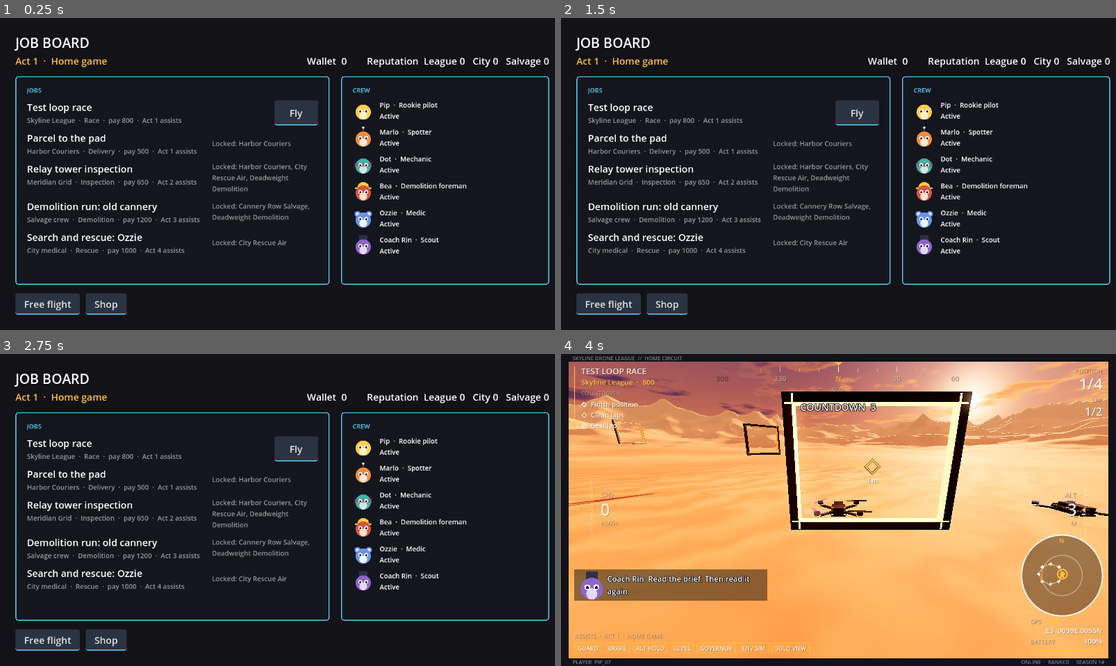
Above: before the commit, frames 1-4 (two rows, left to right).
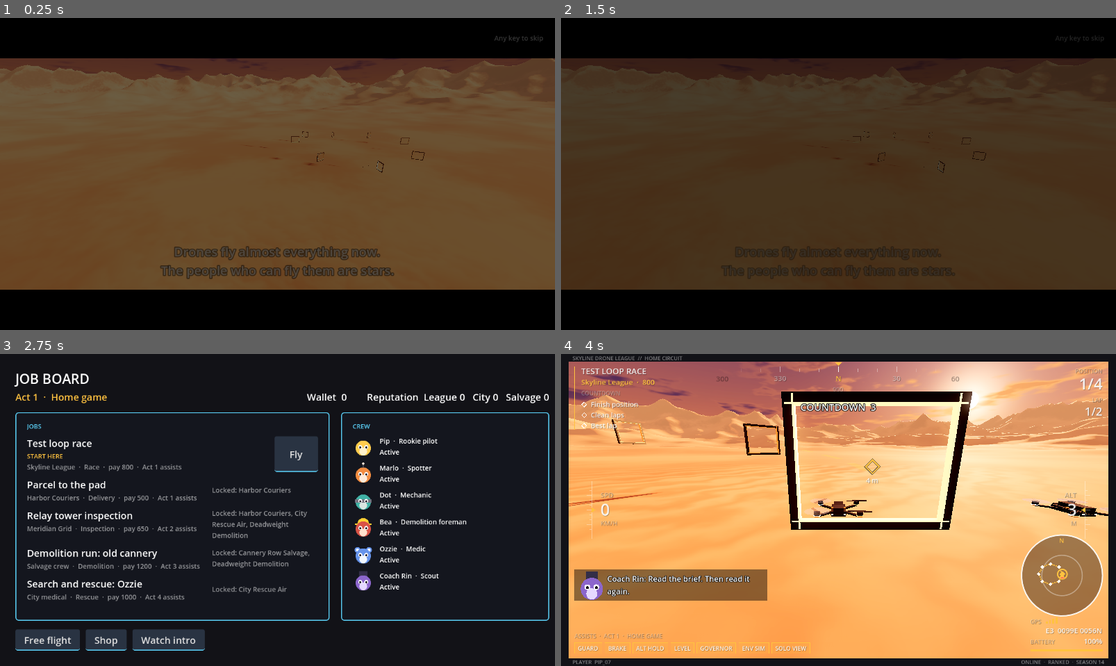
Above: after the commit, the same moments.

Repository: avdrav1/drone-sports
Game: Godot game, scene res://scenes/story/intro.tscn
Same seed, same stepped clock (60 frames per second), same inputs: the game is played once before the commit and once after it. Before the commit the project starts from res://scenes/ui/job_board.tscn.
Inputs (mouse positions are in pixels of both pictures, inside the frame that each line leads up to):
- Up to frame 1 (0.25 s): no input
- Up to frame 2 (1.5 s): tap Enter (ui_accept) at 0.5, 0.77 s; move the mouse to (960, 158) at 0.52 s; hold Right (roll_right) 0.53-1.25 s; tap Space at 0.6 s; click (960, 158) at 0.67 s; click (727, 305) at 1.25 s, where only the run after the commit has a clickable "Watch intro"
- Up to frame 3 (2.75 s): drag from (166, 525) to (249, 572) at 2.02 s
- Up to frame 4 (4 s): click "Fly" at 2.75 s; tap Enter (ui_accept) at 3.5 s; move the mouse to (894, 441) at 3.52 s; hold Right (roll_right) from 3.53 s (still down); hold H (start_demolition_job) from 3.53 s (still down); click (894, 441) at 3.67 s; tap Space at 3.8 s

The runs differ from the first frame. In frame 1, 76% of the frame differs, in the area x 0-100%, y 5-96%; in frame 2, 76%; in frame 3, 6.4%; in frame 4, less than 0.1%.

Commit message:
Story 11.1: Intro
Co-Authored-By: Claude Opus 5.5 <noreply@anthropic.com>

Diff:
--- /dev/null
+++ b/data/story/intro.tres
@@ -0,0 +1,83 @@
+[gd_resource type="Resource" script_class="Cutscene" load_steps=10 format=3]
+
+[ext_resource type="Script" path="res://scripts/story/cutscene.gd" id="1_cut"]
+[ext_resource type="Script" path="res://scripts/story/cutscene_beat.gd" id="2_beat"]
+
+[sub_resource type="Resource" id="beat0"]
+script = ExtResource("2_beat")
+backdrop = "res://scenes/jobs/test_race.tscn"
+live = true
+camera = 0
+focus = NodePath("Course")
+orbit_radius = 75.0
+orbit_height = 28.0
+orbit_speed = 5.0
+caption = "Drones fly almost everything now.\nThe people who can fly them are stars."
+duration = 8.0
+
+[sub_resource type="Resource" id="beat1"]
+script = ExtResource("2_beat")
+camera = 1
+focus = NodePath("Opponent1")
+offset = Vector3(0, 1.6, 5)
+caption = "The Skyline League. Televised. Sponsored. Bet on by half the planet."
+duration = 8.0
+
+[sub_resource type="Resource" id="beat2"]
+script = ExtResource("2_beat")
+backdrop = "res://scenes/jobs/demolition.tscn"
+camera = 0
+focus = NodePath("ShaftPoint")
+orbit_radius = 42.0
+orbit_height = 16.0
+orbit_speed = 8.0
+caption = "Then there's the real work. Old buildings coming down, with someone inside to call it."
+duration = 7.0
+
+[sub_resource type="Resource" id="beat3"]
+script = ExtResource("2_beat")
+backdrop = "res://scenes/jobs/rescue.tscn"
+camera = 0
+focus = NodePath("Drone")
+orbit_radius = 5.0
+orbit_height = 1.5
+orbit_speed = 14.0
+caption = "Search and rescue in weather nobody should fly in. Dangerous. Well paid."
+duration = 7.0
+
+[sub_resource type="Resource" id="beat4"]
+script = ExtResource("2_beat")
+backdrop = "res://scenes/jobs/test_race.tscn"
+live = true
+camera = 1
+focus = NodePath("Opponent2")
+offset = Vector3(0, 1.4, 4.5)
+bezel = true
+caption = "You fly the home game. Every night, after everyone's asleep.\nYou're good. Maybe better than good."
+duration = 8.0
+
+[sub_resource type="Resource" id="beat5"]
+script = ExtResource("2_beat")
+camera = 1
+focus = NodePath("Opponent2")
+offset = Vector3(0, 1.4, 4.5)
+bezel = true
+portrait = &"rin"
+silhouette = true
+caption = "Somebody has been watching the leaderboards."
+duration = 6.0
+
+[sub_resource type="Resource" id="beat6"]
+script = ExtResource("2_beat")
+camera = 1
+focus = NodePath("Opponent2")
+offset = Vector3(0, 1.4, 4.5)
+title = "DRONE SPORTS"
+caption = "Finish top three. Get noticed."
+duration = 6.0
+
+[resource]
+script = ExtResource("1_cut")
+beats = Array[ExtResource("2_beat")]([SubResource("beat0"), SubResource("beat1"), SubResource("beat2"), SubResource("beat3"), SubResource("beat4"), SubResource("beat5"), SubResource("beat6")])
+next_scene = "res://scenes/ui/job_board.tscn"
+seen_flag = &"intro_seen"
--- a/project.godot
+++ b/project.godot
@@ -6,7 +6,7 @@
 [application]
 
 config/name="Drone Sports"
-run/main_scene="res://scenes/ui/job_board.tscn"
+run/main_scene="res://scenes/story/intro.tscn"
 config/features=PackedStringArray("4.3", "Forward Plus")
 config/icon="res://icon.svg"
 
--- /dev/null
+++ b/scenes/story/intro.tscn
@@ -0,0 +1,8 @@
+[gd_scene load_steps=3 format=3]
+
+[ext_resource type="Script" path="res://scripts/story/cutscene_player.gd" id="1_player"]
+[ext_resource type="Resource" path="res://data/story/intro.tres" id="2_intro"]
+
+[node name="Intro" type="Node3D"]
+script = ExtResource("1_player")
+cutscene = ExtResource("2_intro")
--- /dev/null
+++ b/scripts/story/cutscene.gd
@@ -0,0 +1,14 @@
+class_name Cutscene
+extends Resource
+# A run of beats played by CutscenePlayer, then a scene to go to.
+
+@export var beats: Array[CutsceneBeat] = []
+@export_file("*.tscn") var next_scene := ""
+## Set when the cutscene ends, played through or skipped.
+@export var seen_flag: StringName
+
+func total_time() -> float:
+	var t := 0.0
+	for b in beats:
+		t += b.duration
+	return t
--- /dev/null
+++ b/scripts/story/cutscene_beat.gd
@@ -0,0 +1,30 @@
+class_name CutsceneBeat
+extends Resource
+# One shot of a cutscene, as data: what to show, where the camera goes, and
+# what the caption says.
+
+enum Camera { ORBIT, CHASE, FIXED }
+
+## Scene shown behind the caption. Empty keeps the previous beat's backdrop.
+@export_file("*.tscn") var backdrop := ""
+## For job scenes: run the job (unpaid, HUD hidden) so racers fly.
+@export var live := false
+@export var camera := Camera.ORBIT
+## Node in the backdrop the camera circles or follows.
+@export var focus: NodePath
+## Orbit: radius and height above the focus, m; degrees per second.
+@export var orbit_radius := 40.0
+@export var orbit_height := 15.0
+@export var orbit_speed := 6.0
+## Chase and fixed: camera offset from the focus, in the focus's frame for chase.
+@export var offset := Vector3(0, 2, 7)
+## Small caption at the bottom.
+@export_multiline var caption := ""
+## Large centred text, e.g. the title card.
+@export var title := ""
+## Character shown beside the caption; `silhouette` blacks them out.
+@export var portrait: StringName
+@export var silhouette := false
+## Frame the shot as the arcade home game.
+@export var bezel := false
+@export var duration := 8.0
--- /dev/null
+++ b/scripts/story/cutscene_player.gd
@@ -0,0 +1,280 @@
+class_name CutscenePlayer
+extends Node3D
+# Plays a Cutscene: each beat's backdrop (job scenes run unpaid with their HUDs
+# hidden), a camera that orbits, chases, or holds, and captions over letterbox
+# bars. Any key skips. At the end it sets the seen flag and opens next_scene.
+# Once seen, it forwards straight to next_scene unless `replay` is set.
+
+signal finished
+
+## Set before opening the scene to play a cutscene that was already seen.
+static var replay := false
+
+@export var cutscene: Cutscene
+## Seconds of fade at a backdrop change.
+@export var fade := 0.6
+## Input ignored for this long, so a key still held from the last scene doesn't skip.
+@export var skip_grace := 0.4
+@export var framing: ArcadeFraming = preload("res://data/framing/act1.tres")
+
+var index := -1
+var beat: CutsceneBeat
+## Seconds into the current beat.
+var t := 0.0
+var done := false
+var camera: Camera3D
+var backdrop: Node
+var caption: Label
+var title_label: Label
+var portrait: CharacterPortrait
+## The card behind a portrait; "UNKNOWN" for a silhouette.
+var card: PanelContainer
+var card_name: Label
+var bezel: Control
+var curtain: ColorRect
+
+var _backdrop_path := ""
+var _angle := 0.0
+var _age := 0.0
+
+func _ready() -> void:
+	if cutscene.seen_flag != &"" and StoryFlags.is_set(cutscene.seen_flag) and not replay:
+		done = true
+		_go_next.call_deferred()
+		return
+	replay = false
+	camera = Camera3D.new()
+	camera.far = 4000.0
+	add_child(camera)
+	_build_overlay()
+	advance()
+
+func _process(delta: float) -> void:
+	if done or beat == null:
+		return
+	_age += delta
+	t += delta
+	if t >= beat.duration:
+		advance()
+		if done:
+			return
+	_place_camera(delta)
+	_fade()
+
+func _input(event: InputEvent) -> void:
+	if done or _age < skip_grace:
+		return
+	var pressed := (event is InputEventKey or event is InputEventMouseButton or event is InputEventJoypadButton) \
+		and event.is_pressed() and not event.is_echo()
+	if pressed:
+		get_viewport().set_input_as_handled()
+		finish()
+
+## Next beat, or the end.
+func advance() -> void:
+	index += 1
+	if index >= cutscene.beats.size():
+		finish()
+		return
+	beat = cutscene.beats[index]
+	t = 0.0
+	if beat.backdrop != "" and beat.backdrop != _backdrop_path:
+		_load_backdrop(beat)
+	_angle = 0.0
+	caption.text = beat.caption
+	title_label.text = beat.title
+	card.visible = beat.portrait != &""
+	if card.visible:
+		var c: Character = Roster.character(beat.portrait)
+		portrait.character = c
+		portrait.modulate = Color(0.02, 0.02, 0.03) if beat.silhouette else Color.WHITE
+		card_name.text = "UNKNOWN VIEWER" if beat.silhouette else c.name.to_upper()
+		portrait.queue_redraw()
+	bezel.visible = beat.bezel
+	_place_camera(0.0, true)
+
+func finish() -> void:
+	if done:
+		return
+	done = true
+	if cutscene.seen_flag != &"":
+		StoryFlags.set_flag(cutscene.seen_flag)
+	finished.emit()
+	_go_next.call_deferred()
+
+## The node the camera works from, or null.
+func focus_node() -> Node3D:
+	if backdrop == null or beat == null or beat.focus.is_empty():
+		return null
+	return backdrop.get_node_or_null(beat.focus) as Node3D
+
+func _go_next() -> void:
+	if cutscene.next_scene != "" and is_inside_tree():
+		get_tree().change_scene_to_file(cutscene.next_scene)
+
+func _load_backdrop(b: CutsceneBeat) -> void:
+	if backdrop:
+		backdrop.free()
+	_backdrop_path = b.backdrop
+	backdrop = load(b.backdrop).instantiate()
+	var runner := backdrop.find_child("JobRunner", false) as JobRunner
+	if runner:
+		runner.auto_begin = false
+		runner.pays_out = false
+		runner.confirm_risk = false
+		runner.results_scene = null
+		runner.back_scene = ""
+	add_child(backdrop)
+	for layer in backdrop.find_children("*", "CanvasLayer", true, false):
+		layer.visible = false
+	if runner:
+		runner.begin()
+		if b.live:
+			runner.launch(true)
+	camera.make_current()
+
+func _place_camera(delta: float, snap := false) -> void:
+	var f := focus_node()
+	if f == null:
+		return
+	var at := f.global_position
+	var want: Vector3
+	match beat.camera:
+		CutsceneBeat.Camera.ORBIT:
+			_angle += deg_to_rad(beat.orbit_speed) * delta
+			want = at + Vector3(cos(_angle), 0, sin(_angle)) * beat.orbit_radius + Vector3.UP * beat.orbit_height
+		CutsceneBeat.Camera.CHASE:
+			var fwd := -f.global_transform.basis.z
+			fwd.y = 0.0
+			fwd = fwd.normalized() if fwd.length() > 0.01 else Vector3.FORWARD
+			var right := fwd.cross(Vector3.UP)
+			want = at - fwd * beat.offset.z + Vector3.UP * beat.offset.y + right * beat.offset.x
+		_:
+			want = at + beat.offset
+	camera.global_position = want if snap else camera.global_position.lerp(want, clampf(delta * 4.0, 0.0, 1.0))
+	if not camera.global_position.is_equal_approx(at):
+		camera.look_at(at, Vector3.UP)
+
+func _fade() -> void:
+	var into := t
+	var out := beat.duration - t
+	var next := cutscene.beats[index + 1] if index + 1 < cutscene.beats.size() else null
+	var cuts_in := index == 0 or beat.backdrop != ""
+	var cuts_out := next == null or next.backdrop != ""
+	var black := 0.0
+	if cuts_in:
+		black = maxf(black, 1.0 - into / fade)
+	if cuts_out:
+		black = maxf(black, 1.0 - out / fade)
+	curtain.color.a = clampf(black, 0.0, 1.0)
+	var text_alpha := clampf(minf(into, out) / 0.5, 0.0, 1.0)
+	caption.modulate.a = text_alpha
+	title_label.modulate.a = text_alpha
+	card.modulate.a = text_alpha
+
+func _build_overlay() -> void:
+	var layer := CanvasLayer.new()
+	layer.layer = 20
+	add_child(layer)
+	var root := Control.new()
+	root.set_anchors_preset(Control.PRESET_FULL_RECT)
+	root.mouse_filter = Control.MOUSE_FILTER_IGNORE
+	layer.add_child(root)
+	bezel = _Bezel.new()
+	bezel.framing = framing
+	bezel.set_anchors_preset(Control.PRESET_FULL_RECT)
+	root.add_child(bezel)
+	for top in [true, false]:
+		var bar := ColorRect.new()
+		bar.color = Color.BLACK
+		bar.mouse_filter = Control.MOUSE_FILTER_IGNORE
+		bar.anchor_right = 1.0
+		bar.anchor_top = 0.0 if top else 1.0
+		bar.anchor_bottom = 0.0 if top else 1.0
+		bar.offset_top = 0.0 if top else -84.0
+		bar.offset_bottom = 84.0 if top else 0.0
+		root.add_child(bar)
+	caption = Label.new()
+	caption.horizontal_alignment = HORIZONTAL_ALIGNMENT_CENTER
+	caption.vertical_alignment = VERTICAL_ALIGNMENT_CENTER
+	caption.autowrap_mode = TextServer.AUTOWRAP_WORD_SMART
+	caption.anchor_left = 0.15
+	caption.anchor_right = 0.85
+	caption.anchor_top = 1.0
+	caption.anchor_bottom = 1.0
+	caption.offset_top = -190.0
+	caption.offset_bottom = -96.0
+	caption.add_theme_font_size_override("font_size", 26)
+	caption.add_theme_color_override("font_outline_color", Color.BLACK)
+	caption.add_theme_constant_override("outline_size", 8)
+	root.add_child(caption)
+	title_label = Label.new()
+	title_label.set_anchors_preset(Control.PRESET_FULL_RECT)
+	title_label.horizontal_alignment = HORIZONTAL_ALIGNMENT_CENTER
+	title_label.vertical_alignment = VERTICAL_ALIGNMENT_CENTER
+	title_label.add_theme_font_size_override("font_size", 72)
+	title_label.add_theme_color_override("font_color", Color(1.0, 0.76, 0.25))
+	title_label.add_theme_color_override("font_outline_color", Color.BLACK)
+	title_label.add_theme_constant_override("outline_size", 12)
+	root.add_child(title_label)
+	card = PanelContainer.new()
+	var style := StyleBoxFlat.new()
+	style.bg_color = Color(0.32, 0.34, 0.4, 0.92)
+	style.border_color = Color(0.35, 0.8, 0.95)
+	style.set_border_width_all(2)
+	style.set_corner_radius_all(6)
+	style.set_content_margin_all(16)
+	card.add_theme_stylebox_override("panel", style)
+	card.anchor_left = 0.5
+	card.anchor_right = 0.5
+	card.anchor_top = 0.5
+	card.anchor_bottom = 0.5
+	card.offset_left = -100.0
+	card.offset_right = 100.0
+	card.offset_top = -190.0
+	card.offset_bottom = 30.0
+	root.add_child(card)
+	var stack := VBoxContainer.new()
+	card.add_child(stack)
+	portrait = CharacterPortrait.new()
+	portrait.custom_minimum_size = Vector2(160, 160)
+	stack.add_child(portrait)
+	card_name = Label.new()
+	card_name.horizontal_alignment = HORIZONTAL_ALIGNMENT_CENTER
+	card_name.add_theme_font_size_override("font_size", 14)
+	stack.add_child(card_name)
+	var skip := Label.new()
+	skip.text = "Any key to skip"
+	skip.modulate = Color(1, 1, 1, 0.5)
+	skip.add_theme_font_size_override("font_size", 14)
+	skip.anchor_left = 1.0
+	skip.anchor_right = 1.0
+	skip.offset_left = -180.0
+	skip.offset_right = -24.0
+	skip.offset_top = 32.0
+	skip.horizontal_alignment = HORIZONTAL_ALIGNMENT_RIGHT
+	root.add_child(skip)
+	curtain = ColorRect.new()
+	curtain.color = Color(0, 0, 0, 1)
+	curtain.set_anchors_preset(Control.PRESET_FULL_RECT)
+	curtain.mouse_filter = Control.MOUSE_FILTER_IGNORE
+	root.add_child(curtain)
+
+## The home game's frame: a dark border, the league banner, and the player's handle.
+class _Bezel extends Control:
+	var framing: ArcadeFraming
+
+	func _ready() -> void:
+		mouse_filter = MOUSE_FILTER_IGNORE
+
+	func _draw() -> void:
+		var s := size
+		var b := 120.0
+		var frame := Color(0.05, 0.05, 0.08)
+		draw_rect(Rect2(0, 0, b, s.y), frame)
+		draw_rect(Rect2(s.x - b, 0, b, s.y), frame)
+		draw_rect(Rect2(b, 84, s.x - b * 2.0, s.y - 168), Color(0.35, 0.8, 0.95, 0.8), false, 2.0)
+		var font := get_theme_default_font()
+		if framing:
+			draw_string(font, Vector2(b + 10, 106), framing.title, HORIZONTAL_ALIGNMENT_LEFT, -1, 14, Color(1, 1, 1, 0.75))
+			draw_string(font, Vector2(b + 10, s.y - 94), "PLAYER  " + PlayerProfile.handle(), HORIZONTAL_ALIGNMENT_LEFT, -1, 14, Color(1.0, 0.76, 0.25))
--- a/scripts/ui/job_board.gd
+++ b/scripts/ui/job_board.gd
@@ -7,6 +7,7 @@
 
 const JOBS := "res://data/jobs/board.tres"
 const FREE_FLIGHT := "res://scenes/debug_flight.tscn"
+const INTRO := "res://scenes/story/intro.tscn"
 const ACCENT := Color(1.0, 0.76, 0.25)
 const DIM := Color(1, 1, 1, 0.55)
 const HURT := Color(1.0, 0.45, 0.35)
@@ -85,6 +86,19 @@
 func free_flight() -> void:
 	get_tree().change_scene_to_file(FREE_FLIGHT)
 
+func watch_intro() -> void:
+	CutscenePlayer.replay = true
+	get_tree().change_scene_to_file(INTRO)
+
+## Before anything is done, the first flyable job is where to start.
+func start_here() -> StringName:
+	if Career.team_id != &"" or not Career.completed.is_empty():
+		return &""
+	for job in jobs.jobs:
+		if Career.can_fly(job):
+			return job.id
+	return &""
+
 func _job_row(job: Job) -> HBoxContainer:
 	var row := HBoxContainer.new()
 	row.name = String(job.id)
@@ -94,6 +108,13 @@
 	var title := Label.new()
 	title.text = job.title
 	text.add_child(title)
+	if job.id == start_here():
+		var tag := Label.new()
+		tag.name = "StartHere"
+		tag.text = "START HERE"
+		tag.add_theme_color_override("font_color", ACCENT)
+		tag.add_theme_font_size_override("font_size", 13)
+		text.add_child(tag)
 	var details := Label.new()
 	details.name = "Details"
 	details.text = "%s  ·  %s  ·  pay %d  ·  %s assists" % [job.client, String(job.job_type).capitalize(), job.pay, preset_label(job)]
@@ -218,6 +239,11 @@
 	shop_button.text = "Shop"
 	shop_button.pressed.connect(func(): shop.open())
 	_footer.add_child(shop_button)
+	var intro := Button.new()
+	intro.name = "WatchIntro"
+	intro.text = "Watch intro"
+	intro.pressed.connect(watch_intro)
+	_footer.add_child(intro)
 
 func _panel(parent: Control, wide: bool) -> VBoxContainer:
 	var panel := PanelContainer.new()
--- a/tests/test_debug_flight.gd
+++ b/tests/test_debug_flight.gd
@@ -6,7 +6,7 @@
 
 ## Main scene until Story 5.3; now reached from the job board's Free flight button.
 func test_reachable_from_main_scene() -> bool:
-	return ProjectSettings.get_setting("application/run/main_scene") == "res://scenes/ui/job_board.tscn" \
+	return (load("res://data/story/intro.tres") as Cutscene).next_scene == "res://scenes/ui/job_board.tscn" \
 		and JobBoard.FREE_FLIGHT == SCENE
 
 func test_scene_loads_and_has_readout() -> bool:
--- /dev/null
+++ b/tests/test_intro.gd
@@ -0,0 +1,97 @@
+extends RefCounted
+# Story 11.1: intro. Plays on a new game from the first beat; finishing or any
+# key ends it, sets intro_seen, and opens the board; once seen, launch goes
+# straight to the board; the beats hold together; the board marks START HERE
+# and can replay it.
+
+const Sim = preload("res://tests/sim.gd")
+const INTRO := "res://scenes/story/intro.tscn"
+const BOARD := "res://scenes/ui/job_board.tscn"
+
+func _open(path: String) -> Node:
+	Sim.tree().change_scene_to_file(path)
+	await Sim.process_frames(3)
+	return Sim.tree().current_scene
+
+func _close() -> void:
+	Sim.tree().unload_current_scene()
+	await Sim.process_frames(1)
+
+func test_main_scene_plays_from_the_first_beat() -> bool:
+	var ok: bool = ProjectSettings.get_setting("application/run/main_scene") == INTRO
+	var p: CutscenePlayer = await _open(INTRO)
+	ok = ok and p is CutscenePlayer and p.index == 0 and not p.done and p.camera.current \
+		and p.caption.text == p.cutscene.beats[0].caption and p.backdrop != null
+	await _close()
+	return ok
+
+func test_beats_hold_together() -> bool:
+	var c: Cutscene = load("res://data/story/intro.tres")
+	var total := c.total_time()
+	var ok: bool = c.beats.size() >= 5 and total >= 45.0 and total <= 90.0 and c.beats[0].backdrop != "" \
+		and c.seen_flag == &"intro_seen" and c.next_scene == BOARD
+	var backdrop: Node = null
+	for b in c.beats:
+		if b.backdrop != "":
+			if backdrop:
+				backdrop.free()
+			var packed: PackedScene = load(b.backdrop)
+			ok = ok and packed != null
+			backdrop = packed.instantiate()
+		ok = ok and backdrop.get_node_or_null(b.focus) is Node3D and (b.caption != "" or b.title != "")
+		if b.portrait != &"":
+			ok = ok and Roster.character(b.portrait) != null
+	backdrop.free()
+	return ok
+
+func test_walks_every_beat_then_opens_the_board() -> bool:
+	var p: CutscenePlayer = await _open(INTRO)
+	var beats := p.cutscene.beats.size()
+	var captions := []
+	while is_instance_valid(p) and not p.done:
+		captions.append(p.caption.text)
+		p.t = p.beat.duration  # jump to the end of the beat
+		await Sim.process_frames(1)
+	await Sim.process_frames(3)
+	var now := Sim.tree().current_scene
+	var ok: bool = captions.size() == beats and StoryFlags.is_set(&"intro_seen") \
+		and now.scene_file_path == BOARD
+	await _close()
+	return ok
+
+func test_any_key_skips() -> bool:
+	var p: CutscenePlayer = await _open(INTRO)
+	await Sim.physics_frames(40)  # past the skip grace
+	var ev := InputEventKey.new()
+	ev.physical_keycode = KEY_SPACE
+	ev.pressed = true
+	p.get_viewport().push_input(ev)
+	await Sim.process_frames(3)
+	var ok: bool = StoryFlags.is_set(&"intro_seen") and Sim.tree().current_scene.scene_file_path == BOARD
+	await _close()
+	return ok
+
+func test_once_seen_launch_goes_to_the_board() -> bool:
+	StoryFlags.set_flag(&"intro_seen")
+	var first: Node = await _open(INTRO)
+	var ok: bool = first == null or first.scene_file_path == BOARD
+	ok = ok and Sim.tree().current_scene != null and Sim.tree().current_scene.scene_file_path == BOARD
+	await _close()
+	return ok
+
+func test_board_marks_start_here_and_replays_the_intro() -> bool:
+	StoryFlags.set_flag(&"intro_seen")
+	var b: JobBoard = await _open(BOARD)
+	var marked: bool = b.job_rows[&"test_race"].get_child(0).get_node_or_null("StartHere") != null \
+		and b.job_rows[&"sample_delivery"].get_child(0).get_node_or_null("StartHere") == null
+	b.watch_intro()
+	await Sim.process_frames(3)
+	var p := Sim.tree().current_scene as CutscenePlayer
+	var replays: bool = p != null and p.index == 0 and not p.done
+	await _close()
+	Career.job_completed(&"test_race")
+	var b2: JobBoard = load(BOARD).instantiate()
+	Sim.add(b2)
+	var cleared: bool = b2.job_rows[&"test_race"].get_child(0).get_node_or_null("StartHere") == null
+	b2.free()
+	return marked and replays and cleared
--- a/tests/test_job_board.gd
+++ b/tests/test_job_board.gd
@@ -18,11 +18,12 @@
 	out.sort()
 	return out
 
-func test_is_main_scene_and_jobs_come_back() -> bool:
+func test_reached_at_launch_and_jobs_come_back() -> bool:
 	var runner := JobRunner.new()
 	var results: Control = load("res://scenes/ui/results.tscn").instantiate()
-	var ok: bool = ProjectSettings.get_setting("application/run/main_scene") == BOARD \
-		and runner.back_scene == BOARD and results.continue_scene == BOARD
+	# The intro is the main scene and forwards here (Story 11.1).
+	var intro: Cutscene = load("res://data/story/intro.tres")
+	var ok: bool = intro.next_scene == BOARD and runner.back_scene == BOARD and results.continue_scene == BOARD
 	runner.free()
 	results.free()
 	return ok
Not shown, added: scripts/story/cutscene.gd.uid
Not shown, added: scripts/story/cutscene_beat.gd.uid
Not shown, added: scripts/story/cutscene_player.gd.uid
Not shown, added: tests/test_intro.gd.uid
Not shown, changed: docs/BACKLOG.md
